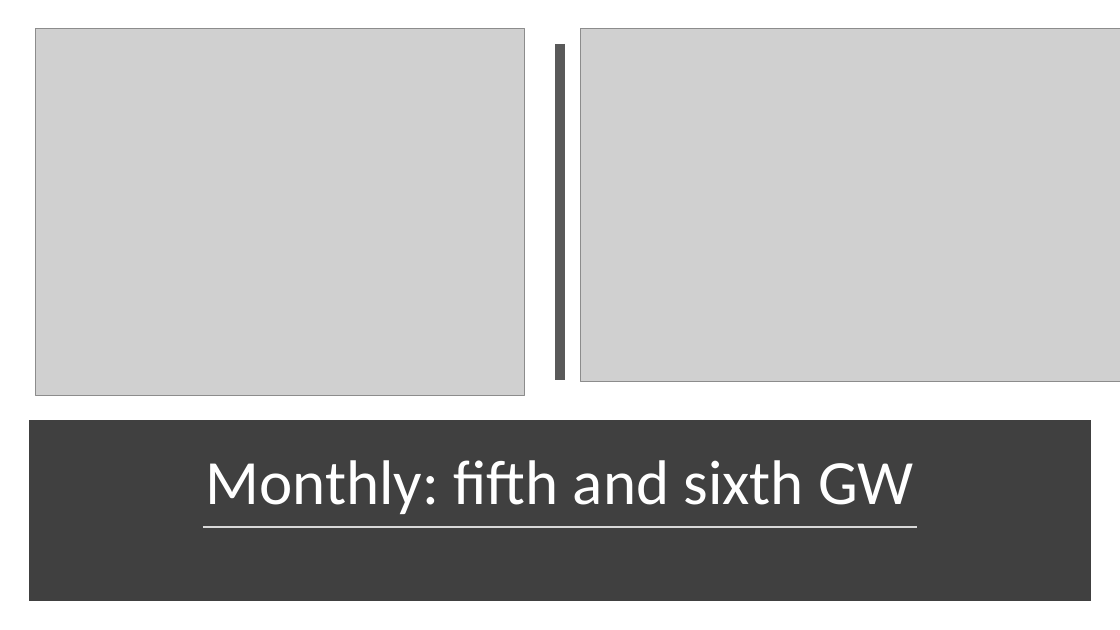
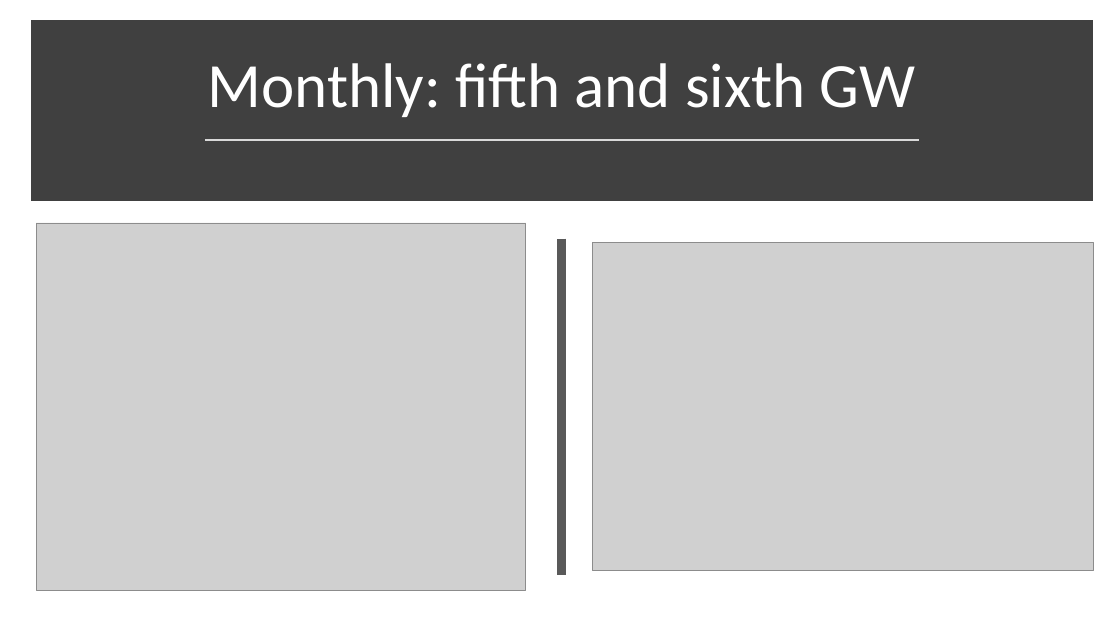
Before and after one commit to jacopomv/Unidata_analysis, a slide deck: slide 11 of OutGW2day-month-week.pptx. Drawn at 1120x630 pixels with LibreOffice and Linux fonts; fonts in the diff are those of the drawing; grey boxes stand for pictures. Boxes give left, top, right and bottom in pixels: in the first picture for what was removed or moved away, otherwise in the second. Text is boxed around its words. In the diff, an @@ line names an element or a change of style, - is before the commit and + after.

```diff
--- a/OutGW2day-month-week.pptx
+++ b/OutGW2day-month-week.pptx
@@ rectangle: place and size @@
-rectangle at bbox=[34, 426, 1086, 596]
+rectangle at bbox=[36, 26, 1087, 196]
@@ title "Monthly: fifth and sixth GW": place and size @@
-title "Monthly: fifth and sixth GW" at bbox=[206, 460, 914, 514]
+title "Monthly: fifth and sixth GW" at bbox=[208, 63, 916, 117]
@@ line moved from (203, 528) - (918, 528) to (205, 139) - (919, 139) @@
@@ picture: place and size @@
-picture at bbox=[35, 29, 525, 396]
+picture at bbox=[36, 223, 526, 590]
@@ line moved from (560, 44) - (560, 380) to (562, 239) - (562, 575) @@
@@ picture: place and size @@
-picture at bbox=[581, 29, 1120, 382]
+picture at bbox=[592, 243, 1094, 571]
```
Also in this commit, not shown: 8 other slides changed, 43 other files.
